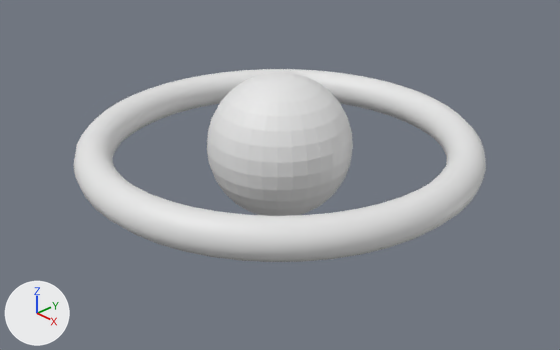
Before and after pictures for a commit that changed the Blender file game/src/main/resources/Models/blend/planet.blend.
The view is the same before and after, from a 50 mm camera at (10.95, -10.3, 6.67) aimed at (0.21, -0.19, -0.57). The axes (+X, +Y, +Z) are drawn at lower left. The lights are the same throughout.

Objects in the first picture: 'BezierCircle', 'Sphere'.
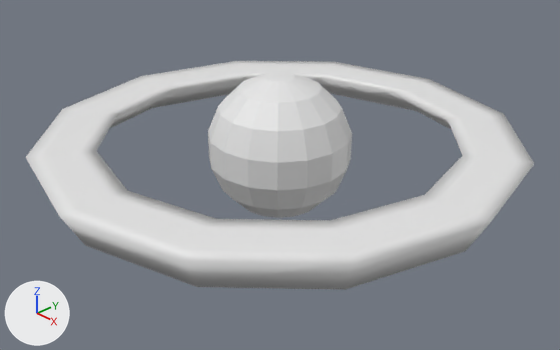
The newer file is also rescaled (x1.276) as a whole; pictures and numbers use the older file's frame.

Edits to the bpy script that builds the scene:
```text
Add mat_material_001:
    mat_material_001 = principled_material('Material.001')
    mat_material_001.base_color = (0.8, 0.8, 0.8)  # white #e7e7e7
Add me_beziercircle:
    me_beziercircle.from_pydata(...)  # 252 vertices, 216 faces; spans x -1.09..1.09, y -1.09..1.09, z -0.1..0.05
    me_beziercircle.polygons.foreach_set('use_smooth', [True] * 216)
    me_beziercircle.materials.append(mat_material_001)  # its picture is missing
Change ob_beziercircle:
    ob_beziercircle: bpy.data.objects.new('BezierCircle', cu_beziercircle) -> bpy.data.objects.new('BezierCircle', me_beziercircle)
    ob_beziercircle.scale: (-3.86, -3.86, -3.86) -> (4.72, 4.72, 5.0)
```

Changed parts and their boxes (x1, y1, x2, y2) in the pictures (560 x 350 px):
'BezierCircle', reshaped, rescaled (23% wider, 19% taller): before (73, 69, 486, 262); after (26, 61, 534, 290)
